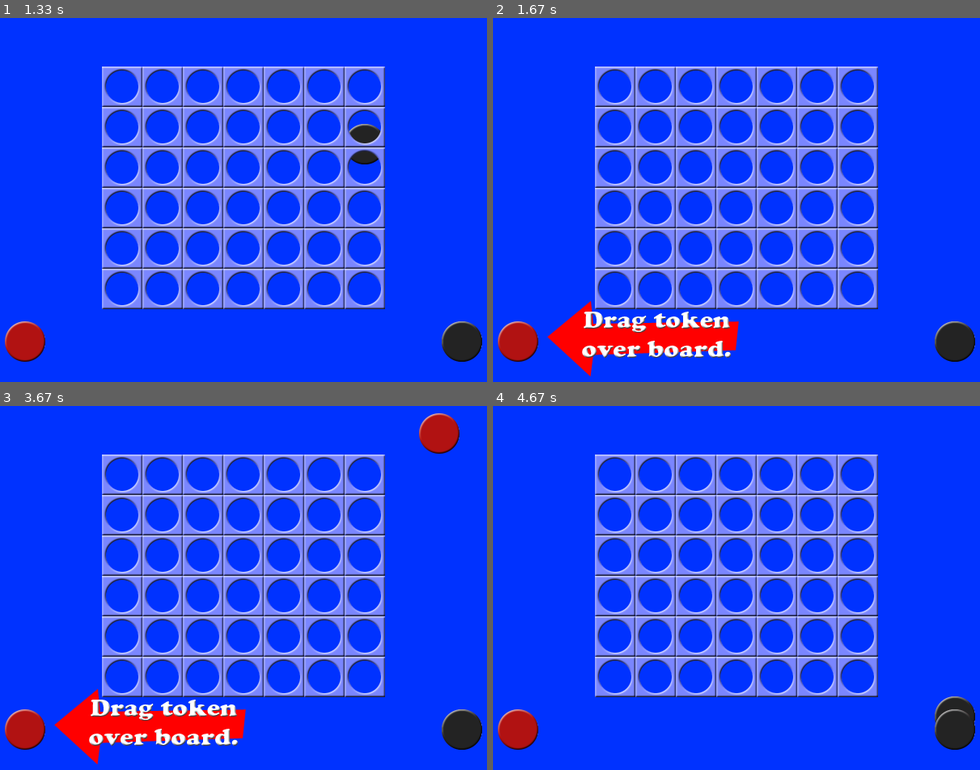
Above: before the commit, frames 1-4 (two rows, left to right).
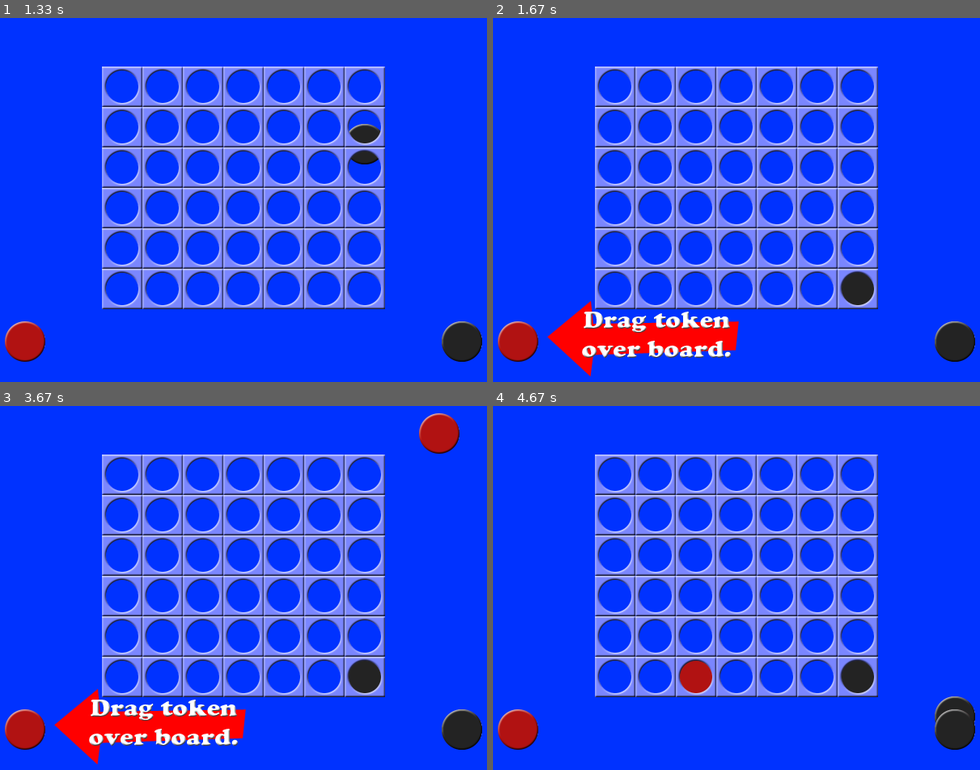
Above: after the commit, the same moments.

Repository: seancheng33/somethink_for_myself
Game: pygame game, started from game/ConnectFour/ConnectFour.py
Same seed, same stepped clock (60 frames per second), same inputs: the game is played once before the commit and once after it.
Inputs (mouse positions are in pixels of both pictures, inside the frame that each line leads up to):
- Up to frame 1 (1.33 s): no input
- Up to frame 2 (1.67 s): no input
- Up to frame 3 (3.67 s): press the mouse at (24, 729) at 3.43 s; move the mouse to (233, 580) at 3.53 s; move the mouse to (438, 435) at 3.63 s
- Up to frame 4 (4.67 s): release the mouse at (931, 435) at 3.67 s; press the mouse at (517, 729) at 3.77 s; move the mouse to (614, 580) at 3.87 s; move the mouse to (712, 431) at 3.97 s; release the mouse at (712, 431) at 4 s

Frame 1 is identical in both runs. In frame 2, 0.5% of the frame differs, in the area x 71-79%, y 70-79%; in frame 3, 0.5%; in frame 4, 1.0%, in the area x 38-79%, y 70-79%.

Commit message:
四子连珠游戏完成

Diff:
--- a/game/ConnectFour/ConnectFour.py
+++ b/game/ConnectFour/ConnectFour.py
@@ -54,13 +54,14 @@
 
 def drawBoard(board, extraToken=None):
     DISPLAYSURF.fill(BGCOLOR)
+
     spaceRect = pygame.Rect(0, 0, SPACESIZE, SPACESIZE)
     for x in range(BOARDWIDTH):
         for y in range(BOARDHEIGHT):
             spaceRect.topleft = (XMARGIN + (x * SPACESIZE), YMARGIN + (y * SPACESIZE))
             if board[x][y] == RED:
                 DISPLAYSURF.blit(REDTOKENIMG, spaceRect)
-            elif board[x][y] == RED:
+            elif board[x][y] == BLACK:
                 DISPLAYSURF.blit(BLACKTOKENIMG, spaceRect)
 
     if extraToken != None:
@@ -73,6 +74,7 @@
         for y in range(BOARDHEIGHT):
             spaceRect.topleft = (XMARGIN + (x * SPACESIZE), YMARGIN + (y * SPACESIZE))
             DISPLAYSURF.blit(BOARDIMG, spaceRect)
+
     DISPLAYSURF.blit(REDTOKENIMG, REDPILERECT)
     DISPLAYSURF.blit(BLACKTOKENIMG, BLACKPILERECT)
 
@@ -125,7 +127,7 @@
                     column = int((tokenx - XMARGIN) / SPACESIZE)
                     if isValidMove(board, column):
                         animateDroppingToken(board, column, RED)
-                        board[column][getLowerstEmptySpace(board, column)]
+                        board[column][getLowerstEmptySpace(board, column)] = RED
                         drawBoard(board)
                         pygame.display.update()
                         return
